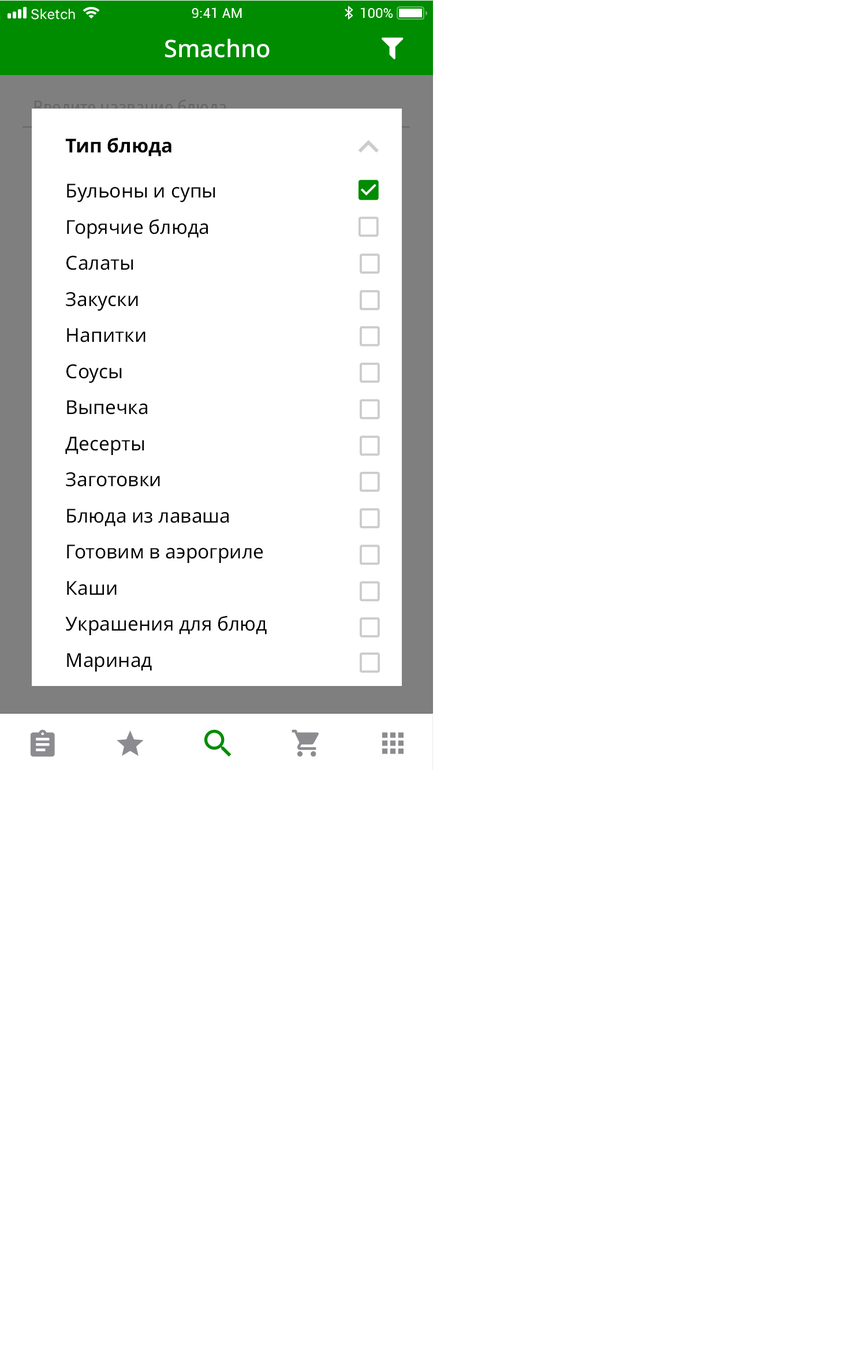
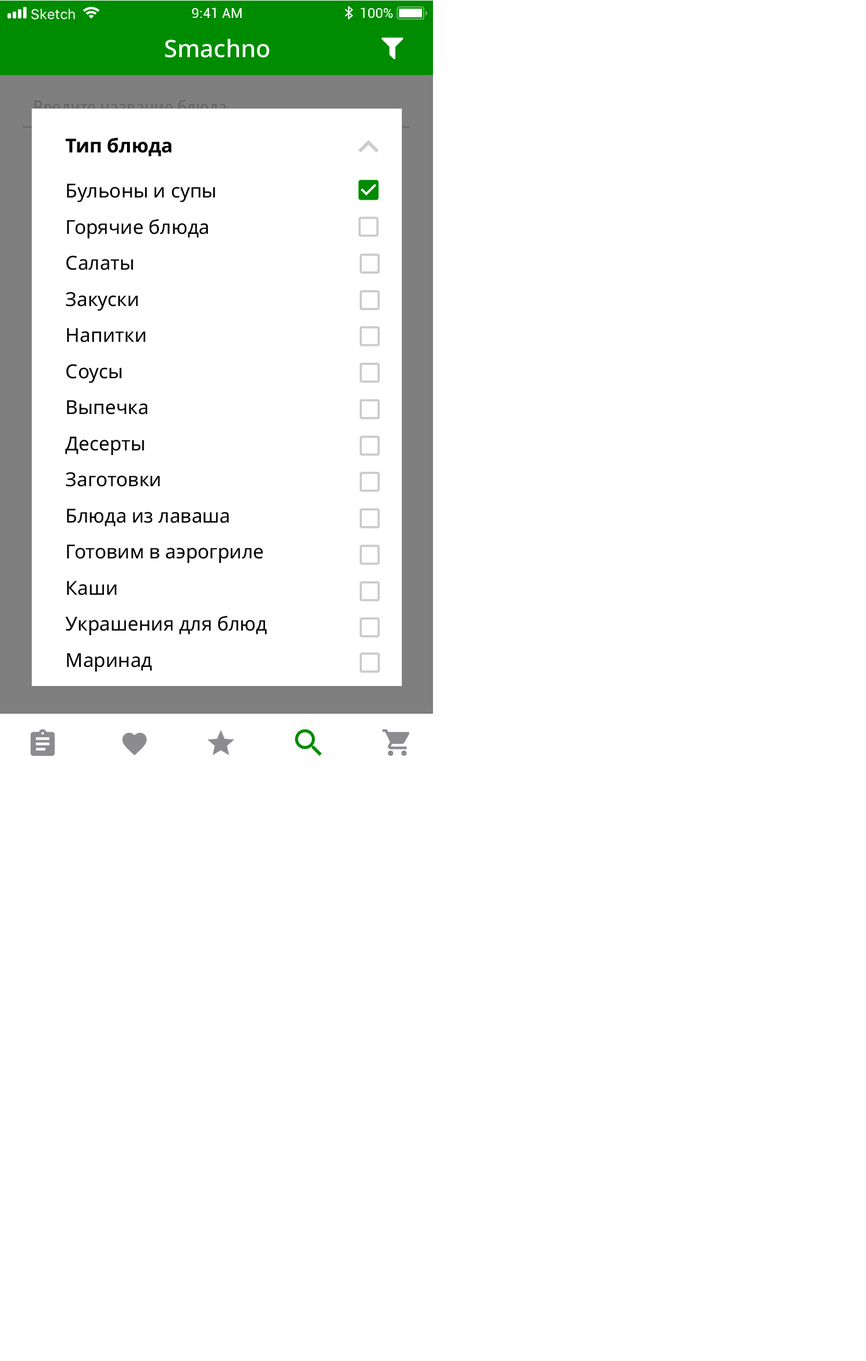
Before/after of a 866 x 1361 layered artwork. What changed in the layer stack:
unmasked "Compound Shape" (15th of 20, in "smachno_filter_list" › "<Group>") over box(65, 137, 267, 672)
unmasked "Compound Shape" (16th of 20, in "smachno_filter_list" › "Group 1") over box(0, 137, 434, 714)
unmasked "Compound Shape" (17th of 20, in "smachno_filter_list" › "Group 1" › "navigator_bar") over box(165, 38, 270, 58)
removed layer "-e-more" from group "menu" over box(382, 732, 404, 755)
added layer "-e-recommendation" in group "menu" over box(122, 732, 147, 756)
painted on "-e-home", unmasked it over box(30, 729, 55, 758)
painted on "-e-favorit", unmasked it over box(116, 730, 235, 757)
painted on "-e-search", unmasked it over box(203, 729, 323, 758)
painted on "-e-shop", unmasked it over box(291, 729, 410, 758)
painted on "Compound Shape" (18th of 20, in "smachno_filter_list" › "Group 1" › "menu"), unmasked it over box(0, 713, 434, 771)
painted on "Compound Shape" (20th of 20, in "smachno_filter_list"), unmasked it over box(0, 38, 434, 770)
